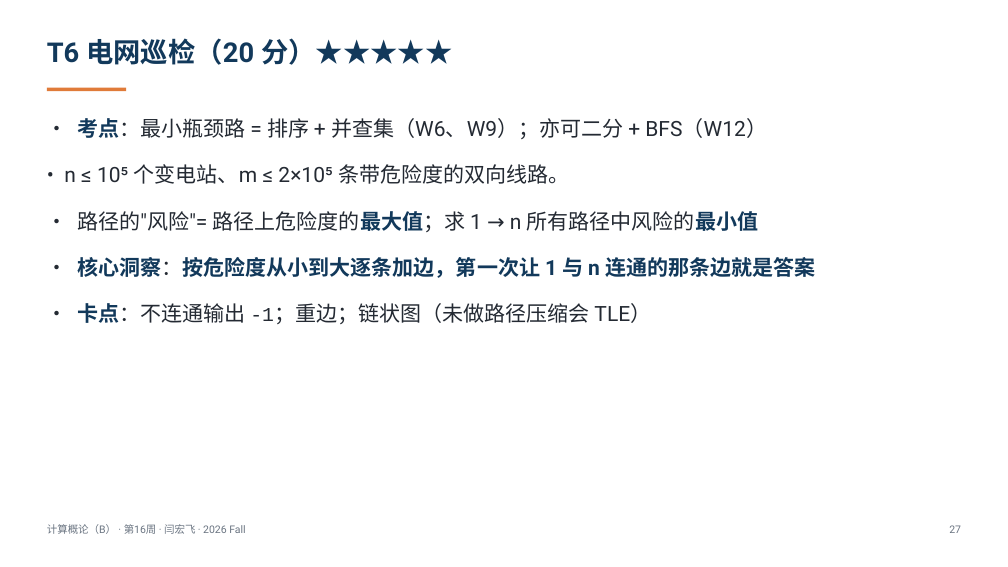
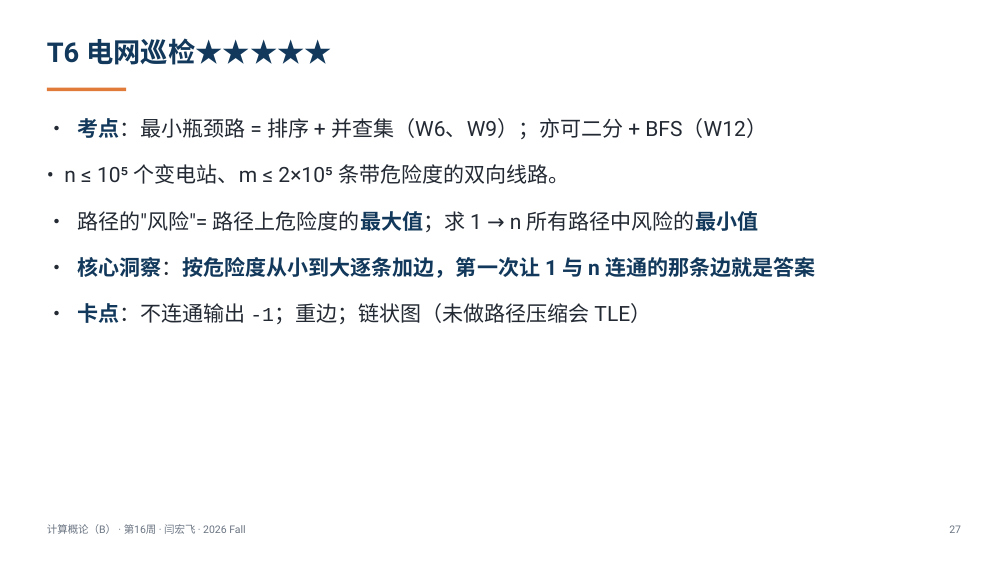
Before and after one commit to GMyhf/2026fall-cs101, a slide deck: slide 27 of courseware/202612_ADS_W16_Review_Final_Machine_Exam.pptx. Drawn at 1008x567 pixels with LibreOffice and Linux fonts; fonts in the diff are those of the drawing. Boxes give left, top, right and bottom in pixels: in the first picture for what was removed or moved away, otherwise in the second. Text is boxed around its words. In the diff, an @@ line names an element or a change of style, - is before the commit and + after.

```diff
--- a/courseware/202612_ADS_W16_Review_Final_Machine_Exam.pptx
+++ b/courseware/202612_ADS_W16_Review_Final_Machine_Exam.pptx
@@ text at bbox=[47, 38, 332, 65]: text changed @@
-T6 电网巡检（20 分）★★★★★
+T6 电网巡检★★★★★
```
Also in this commit, not shown: 5 other slides changed, 7 other files.
